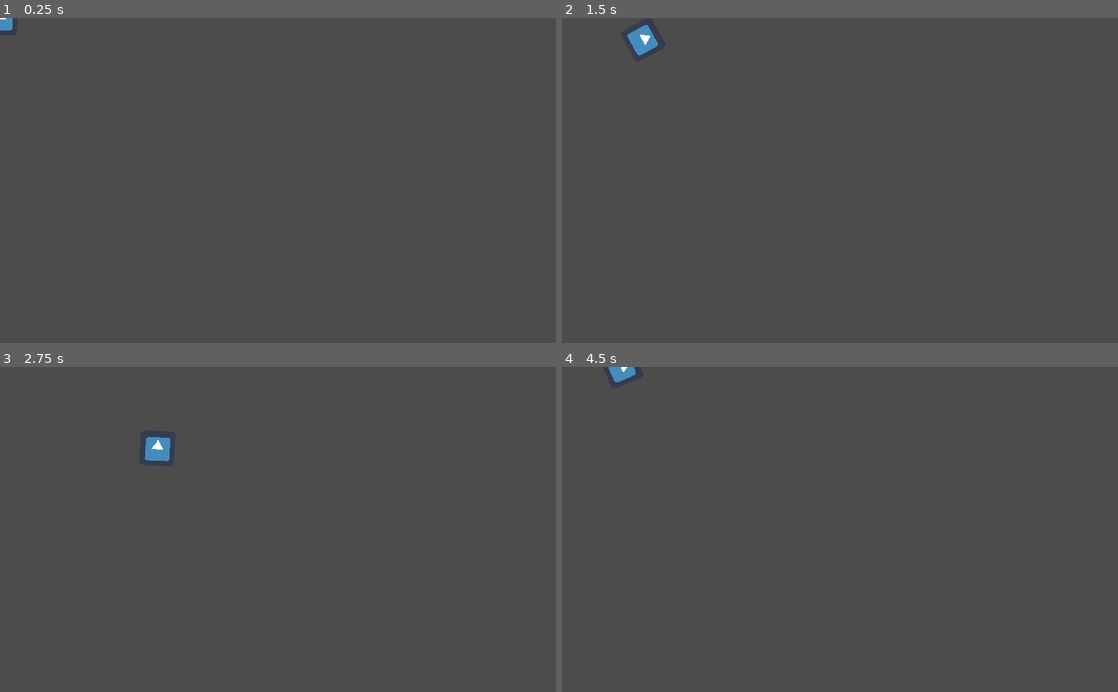
Above: before the commit, frames 1-4 (two rows, left to right).
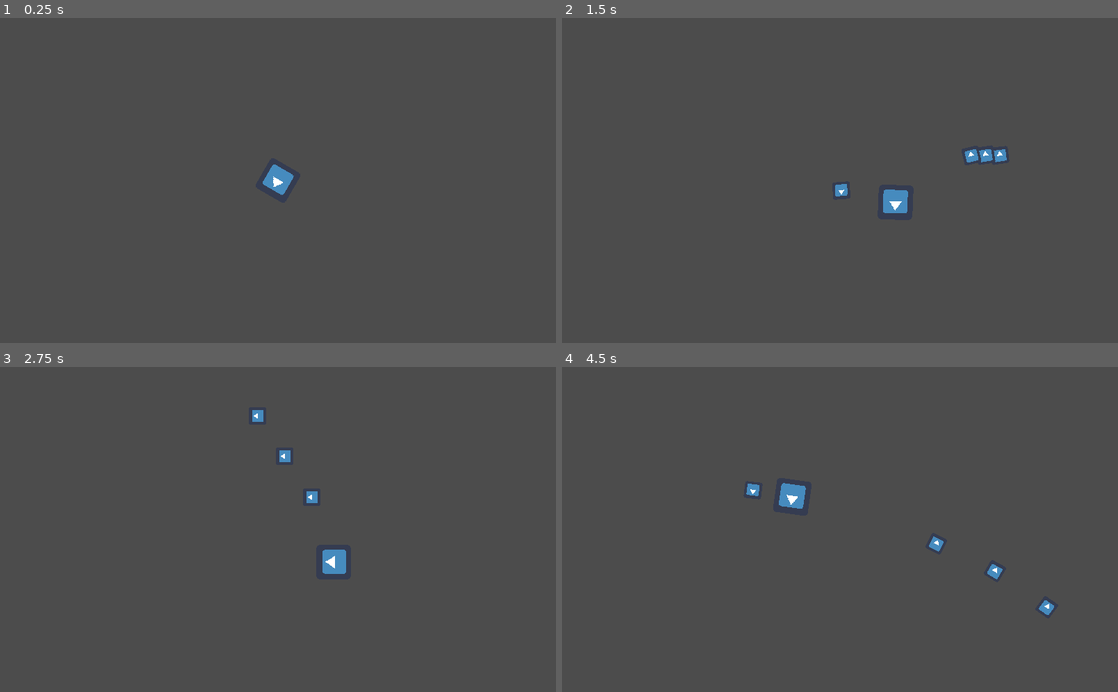
Above: after the commit, the same moments.

Repository: mavsm/TCC
Game: Godot game, scene res://Scenes/Main.tscn
Same seed, same stepped clock (60 frames per second), same inputs: the game is played once before the commit and once after it. Before the commit the project starts from res://Scenes/Entities/Player.tscn. The engine's default icon, where the game draws it, is replaced by a stand-in: a white triangle on a blue panel in a dark square.
Inputs (mouse positions are in pixels of both pictures, inside the frame that each line leads up to):
- Up to frame 1 (0.25 s): no input
- Up to frame 2 (1.5 s): tap Enter at 0.5 s; move the mouse to (962, 164) at 0.52 s; press the mouse at (962, 164) at 0.53 s; hold Right (walk_right) 0.53-1.28 s; move the mouse to (728, 196) at 1.27 s; release the mouse at (728, 196) at 1.28 s; hold Down (walk_down) from 1.28 s (still down); click (728, 196) at 1.35 s
- Up to frame 3 (2.75 s): move the mouse to (333, 458) at 2.02 s; release Down (walk_down) at 2.03 s; press the mouse at (333, 458) at 2.03 s; hold Right (walk_right) from 2.03 s (still down)
- Up to frame 4 (4.5 s): move the mouse to (812, 594) at 2.77 s; release Right (walk_right) at 2.78 s; release the mouse at (812, 594) at 2.78 s; hold Up (walk_up) 2.78-3.53 s; click (812, 594) at 2.85 s; move the mouse to (1006, 578) at 3.52 s; press the mouse at (1006, 578) at 3.53 s; hold Left (walk_left) from 3.53 s (still down); move the mouse to (673, 480) at 4.27 s; release the mouse at (673, 480) at 4.28 s; click (673, 480) at 4.35 s

The runs differ from the first frame. In frame 1, 0.4% of the frame differs, in the area x 0-53%, y 0-55%; in frame 2, 0.9%, in the area x 11-80%, y 2-61%; in frame 3, 0.8%; in frame 4, 0.8%.

Commit message:
Player pode atirar

Diff:
--- /dev/null
+++ b/DesignerDungeons/Scenes/Bullet/Bullet.tscn
@@ -0,0 +1,31 @@
+[gd_scene load_steps=2 format=2]
+
+[ext_resource path="res://Scripts/Bullet/Bullet.gd" type="Script" id=1]
+
+[node name="Bullet" type="Area2D"]
+
+input_pickable = true
+gravity_vec = Vector2( 0, 1 )
+gravity = 98.0
+linear_damp = 0.1
+angular_damp = 1.0
+audio_bus_override = false
+audio_bus_name = "Master"
+script = ExtResource( 1 )
+speed = null
+lifetime = null
+
+[node name="Collision" type="CollisionShape2D" parent="." index="0"]
+
+[node name="Sprite" type="Sprite" parent="." index="1"]
+
+[node name="Life" type="Timer" parent="." index="2"]
+
+process_mode = 1
+wait_time = 1.0
+one_shot = true
+autostart = true
+
+[connection signal="body_entered" from="." to="." method="_on_Bullet_body_entered"]
+
+[connection signal="timeout" from="Life" to="." method="_on_Life_timeout"]
--- /dev/null
+++ b/DesignerDungeons/Scenes/Bullet/PlayerBullet.gd
@@ -0,0 +1 @@
+extends "res://Scripts/Bullet/Bullet.gd"
--- /dev/null
+++ b/DesignerDungeons/Scenes/Bullet/PlayerBullet.tscn
@@ -0,0 +1,26 @@
+[gd_scene load_steps=5 format=2]
+
+[ext_resource path="res://Scenes/Bullet/Bullet.tscn" type="PackedScene" id=1]
+[ext_resource path="res://Scenes/Bullet/PlayerBullet.gd" type="Script" id=2]
+[ext_resource path="res://icon.png" type="Texture" id=3]
+
+[sub_resource type="RectangleShape2D" id=1]
+
+custom_solver_bias = 0.0
+extents = Vector2( 10, 10 )
+
+[node name="PlayerBullet" instance=ExtResource( 1 )]
+
+script = ExtResource( 2 )
+speed = 300
+lifetime = 3.0
+
+[node name="Collision" parent="." index="0"]
+
+shape = SubResource( 1 )
+
+[node name="Sprite" parent="." index="1"]
+
+scale = Vector2( 0.5, 0.5 )
+texture = ExtResource( 3 )
+_sections_unfolded = [ "Transform" ]
--- a/DesignerDungeons/Scenes/Entities/Entity.tscn
+++ b/DesignerDungeons/Scenes/Entities/Entity.tscn
@@ -1,4 +1,6 @@
-[gd_scene format=2]
+[gd_scene load_steps=2 format=2]
+
+[ext_resource path="res://Scripts/Entities/Entity.gd" type="Script" id=1]
 
 [node name="Entity" type="KinematicBody2D"]
 
@@ -6,16 +8,22 @@
 collision_layer = 1
 collision_mask = 1
 collision/safe_margin = 0.08
+script = ExtResource( 1 )
+Bullet = null
+speed = null
+shot_cooldown = null
 
-[node name="Body" type="Sprite" parent="." index="0"]
-
-[node name="shoot_timer" type="Timer" parent="." index="1"]
+[node name="shoot_timer" type="Timer" parent="." index="0"]
 
 process_mode = 1
 wait_time = 1.0
-one_shot = false
+one_shot = true
 autostart = false
 
-[node name="spawn_point" type="Position2D" parent="." index="2"]
+[node name="Body" type="Sprite" parent="." index="1"]
 
-[node name="CollisionShape2D" type="CollisionShape2D" parent="." index="3"]
+[node name="spawn_point" type="Position2D" parent="Body" index="0"]
+
+[node name="Collision" type="CollisionShape2D" parent="." index="2"]
+
+[connection signal="timeout" from="shoot_timer" to="." method="_on_shoot_timer_timeout"]
--- a/DesignerDungeons/Scenes/Entities/Player.tscn
+++ b/DesignerDungeons/Scenes/Entities/Player.tscn
@@ -1,33 +1,56 @@
-[gd_scene load_steps=5 format=2]
+[gd_scene load_steps=6 format=2]
 
 [ext_resource path="res://Scenes/Entities/Entity.tscn" type="PackedScene" id=1]
 [ext_resource path="res://Scripts/Entities/Player.gd" type="Script" id=2]
-[ext_resource path="res://icon.png" type="Texture" id=3]
+[ext_resource path="res://Scenes/Bullet/PlayerBullet.tscn" type="PackedScene" id=3]
+[ext_resource path="res://icon.png" type="Texture" id=4]
 
 [sub_resource type="RectangleShape2D" id=1]
 
 custom_solver_bias = 0.0
-extents = Vector2( 10, 10 )
+extents = Vector2( 30, 30 )
 
 [node name="Player" index="0" instance=ExtResource( 1 )]
 
 script = ExtResource( 2 )
+Bullet = ExtResource( 3 )
 speed = 200
-shot_cooldown = 0.5
+shot_cooldown = 0.25
 
-[node name="Body" parent="." index="0"]
+[node name="Body" parent="." index="1"]
 
-rotation = 1.5708
-texture = ExtResource( 3 )
+texture = ExtResource( 4 )
 _sections_unfolded = [ "Transform" ]
 
-[node name="spawn_point" parent="." index="2"]
+[node name="spawn_point" parent="Body" index="0"]
 
-position = Vector2( 30, 0 )
-_sections_unfolded = [ "Transform" ]
+position = Vector2( 60, 0 )
 
-[node name="CollisionShape2D" parent="." index="3"]
+[node name="Collision" parent="." index="2"]
 
-position = Vector2( 1.90735e-06, 1.90735e-06 )
-scale = Vector2( 3.07692, 3.07692 )
 shape = SubResource( 1 )
+
+[node name="Camera2D" type="Camera2D" parent="." index="3"]
+
+anchor_mode = 1
+rotating = false
+current = true
+zoom = Vector2( 1, 1 )
+limit_left = -10000000
+limit_top = -10000000
+limit_right = 10000000
+limit_bottom = 10000000
+limit_smoothed = false
+drag_margin_h_enabled = true
+drag_margin_v_enabled = true
+smoothing_enabled = false
+smoothing_speed = 5.0
+offset_v = 0.0
+offset_h = 0.0
+drag_margin_left = 0.2
+drag_margin_top = 0.2
+drag_margin_right = 0.2
+drag_margin_bottom = 0.2
+editor_draw_screen = true
+editor_draw_limits = false
+editor_draw_drag_margin = false
--- /dev/null
+++ b/DesignerDungeons/Scenes/Main.tscn
@@ -0,0 +1,12 @@
+[gd_scene load_steps=3 format=2]
+
+[ext_resource path="res://Scripts/Main.gd" type="Script" id=1]
+[ext_resource path="res://Scenes/Entities/Player.tscn" type="PackedScene" id=2]
+
+[node name="Main" type="Node"]
+
+script = ExtResource( 1 )
+
+[node name="Player" parent="." index="0" instance=ExtResource( 2 )]
+
+[connection signal="shoot" from="Player" to="." method="_on_shoot"]
--- /dev/null
+++ b/DesignerDungeons/Scripts/Bullet/Bullet.gd
@@ -0,0 +1,27 @@
+extends Area2D
+
+export (int) var speed
+export (float) var lifetime
+
+var vel = Vector2()
+
+func start(pos, dir):
+	position = pos
+	rotation = dir.angle()
+	$Life.wait_time = lifetime
+	vel = dir * speed
+
+func _process(delta):
+	position += vel*delta
+
+func hit():
+	queue_free()
+
+func _on_Bullet_body_entered(body):
+	hit()
+	if body.has_method('take_dmg'):
+		body.take_dmg(1)
+
+
+func _on_Life_timeout():
+	hit()
--- a/DesignerDungeons/Scripts/Entities/Entity.gd
+++ b/DesignerDungeons/Scripts/Entities/Entity.gd
@@ -1,10 +1,14 @@
 extends KinematicBody2D
 
+signal shoot
+
+export (PackedScene) var Bullet
 export (int) var speed
 export (float) var shot_cooldown
 
 var alive = true
 var vel = Vector2(0, 0)
+var can_shoot = true
 
 func _ready():
 	$shoot_timer.wait_time = shot_cooldown
@@ -13,9 +17,21 @@
 func control(delta):
 	pass
 
+func take_dmg(damage):
+	pass
+
+func shoot():
+	if can_shoot:
+		can_shoot = false
+		$shoot_timer.start()
+		var dir = Vector2(1, 0).rotated($Body.global_rotation)
+		emit_signal('shoot', Bullet, $Body/spawn_point.global_position, dir)
 
 func _physics_process(delta):
 	if not alive:
 		return
 	control(delta)
 	move_and_collide(vel)
+
+func _on_shoot_timer_timeout():
+	can_shoot = true
--- a/DesignerDungeons/Scripts/Entities/Player.gd
+++ b/DesignerDungeons/Scripts/Entities/Player.gd
@@ -1,5 +1,6 @@
 extends "res://Scripts/Entities/Entity.gd"
 
+#Implements player movement
 func control(delta):
 	$Body.look_at(get_global_mouse_position())
 
@@ -13,3 +14,6 @@
 		vel = Vector2(-speed, 0)*delta
 	else:
 		vel = Vector2(0, 0)
+
+	if Input.is_action_pressed("shoot"):
+		shoot()
--- /dev/null
+++ b/DesignerDungeons/Scripts/Main.gd
@@ -0,0 +1,8 @@
+extends Node
+
+
+func _on_shoot(bullet, pos, dir):
+	var b = bullet.instance()
+	add_child(b)
+	prints("SHot!")
+	b.start(pos, dir)
--- a/DesignerDungeons/project.godot
+++ b/DesignerDungeons/project.godot
@@ -11,7 +11,7 @@
 [application]
 
 config/name="DesignerDungeons"
-run/main_scene="res://Scenes/Entities/Player.tscn"
+run/main_scene="res://Scenes/Main.tscn"
 config/icon="res://icon.png"
 
 [display]
@@ -43,14 +43,19 @@
 [input]
 
 shoot=[ Object(InputEventMouseButton,"resource_local_to_scene":false,"resource_name":"","device":0,"alt":false,"shift": …(208 unchanged characters)…
+, Object(InputEventKey,"resource_local_to_scene":false,"resource_name":"","device":0,"alt":false,"shift":false,"control":false,"meta":false,"command":false,"pressed":false,"scancode":90,"unicode":0,"echo":false,"script":null)
  ]
 walk_up=[ Object(InputEventKey,"resource_local_to_scene":false,"resource_name":"","device":0,"alt":false,"shift":false,"control":false,"meta":false,"command":false,"pressed":false,"scancode":16777232,"unicode":0,"echo":false,"script":null)
+, Object(InputEventKey,"resource_local_to_scene":false,"resource_name":"","device":0,"alt":false,"shift":false,"control":false,"meta":false,"command":false,"pressed":false,"scancode":87,"unicode":0,"echo":false,"script":null)
  ]
 walk_down=[ Object(InputEventKey,"resource_local_to_scene":false,"resource_name":"","device":0,"alt":false,"shift":false,"control":false,"meta":false,"command":false,"pressed":false,"scancode":16777234,"unicode":0,"echo":false,"script":null)
+, Object(InputEventKey,"resource_local_to_scene":false,"resource_name":"","device":0,"alt":false,"shift":false,"control":false,"meta":false,"command":false,"pressed":false,"scancode":83,"unicode":0,"echo":false,"script":null)
  ]
 walk_left=[ Object(InputEventKey,"resource_local_to_scene":false,"resource_name":"","device":0,"alt":false,"shift":false,"control":false,"meta":false,"command":false,"pressed":false,"scancode":16777231,"unicode":0,"echo":false,"script":null)
+, Object(InputEventKey,"resource_local_to_scene":false,"resource_name":"","device":0,"alt":false,"shift":false,"control":false,"meta":false,"command":false,"pressed":false,"scancode":65,"unicode":0,"echo":false,"script":null)
  ]
 walk_right=[ Object(InputEventKey,"resource_local_to_scene":false,"resource_name":"","device":0,"alt":false,"shift":false,"control":false,"meta":false,"command":false,"pressed":false,"scancode":16777233,"unicode":0,"echo":false,"script":null)
+, Object(InputEventKey,"resource_local_to_scene":false,"resource_name":"","device":0,"alt":false,"shift":false,"control":false,"meta":false,"command":false,"pressed":false,"scancode":68,"unicode":0,"echo":false,"script":null)
  ]
 
 [rendering]
